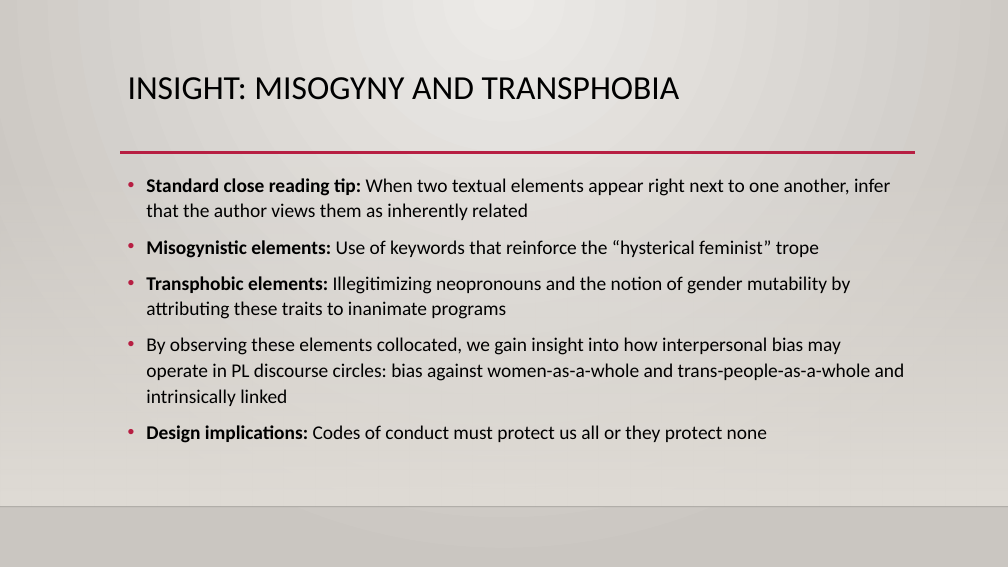
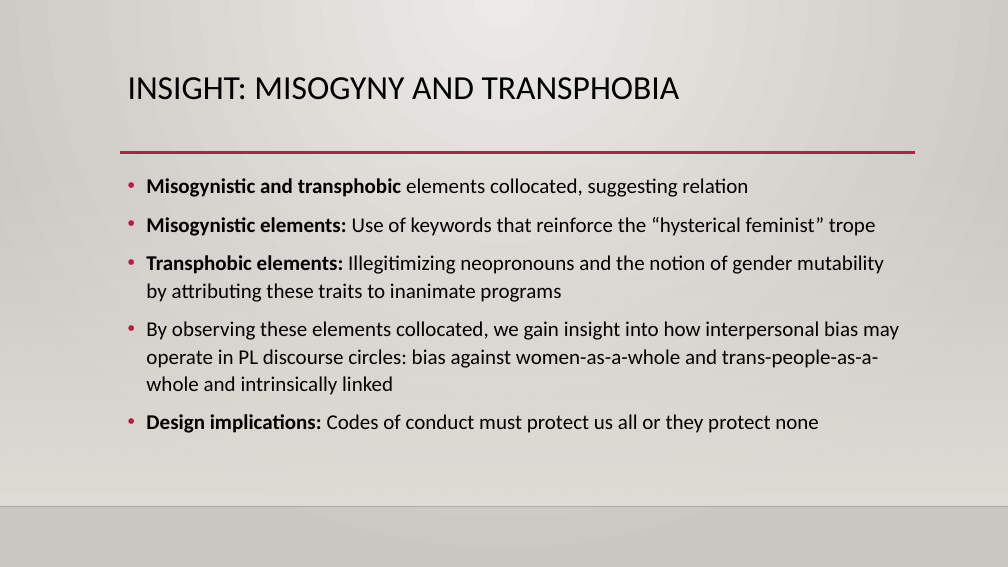
Before and after one commit to rbohrer/pl-course, a slide deck: slide 17 of hcpl/tfpie24.pptx (slide 25 before the commit). Drawn at 1008x567 pixels with LibreOffice and Linux fonts; fonts in the diff are those of the drawing; background and template pictures are left out. Boxes give left, top, right and bottom in pixels: in the first picture for what was removed or moved away, otherwise in the second. Text is boxed around its words. In the diff, an @@ line names an element or a change of style, - is before the commit and + after.

```diff
--- a/hcpl/tfpie24.pptx
+++ b/hcpl/tfpie24.pptx
@@ text at box(146, 178, 748, 197): text changed; size 18.5 to 20 pt @@
-• Standard close reading tip: When two textual elements appear right next to one another, infer that the author views them as inherently related
+• Misogynistic and transphobic elements collocated, suggesting relation
@@ text at box(146, 217, 899, 433): size 18.5 to 20 pt in "Misogynistic elements: Use of keywords that reinforce ...", "Transphobic elements: Illegitimizing neopronouns and the not ...", "By observing these elements collocated, we gain ...", "Design implications: Codes of conduct must protect ..." @@
```
Also in this commit, not shown: 5 other slides changed, 2 slides added, 1 slide removed.
